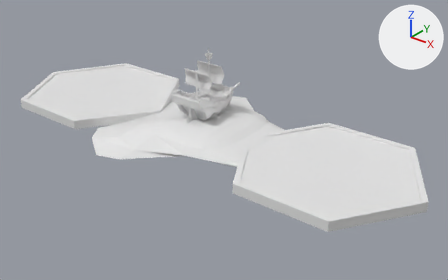
Two versions of the Blender file BasicSht/TutorialSht/ship.blend, one commit apart.
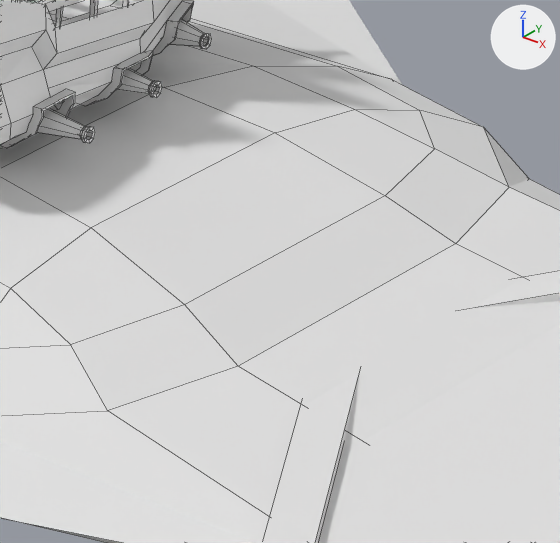
Each version appears first whole from a 50 mm lens placed at (204.0, -238.0, 143.0), pointed at (13.0, -1.0, -5.0), and next in a close-up on the part from 46% to 61% of the width and 36% to 58% of the height. The lights are fixed; the arrows at upper right show +X, +Y and +Z. The close-ups show mesh edges as thin lines. Materials are left out; every surface is plain grey.

The first close-up shows 'ground', 'ship'.
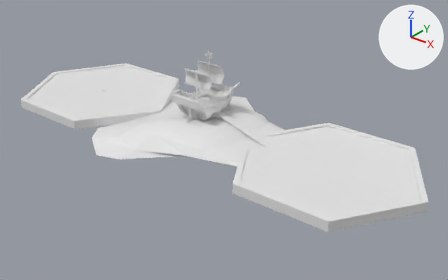
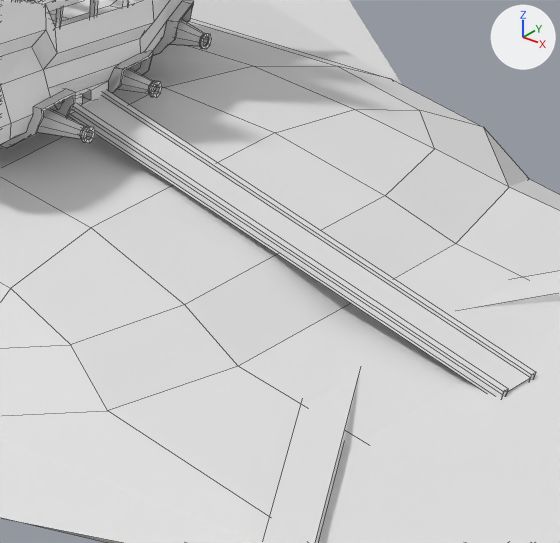
What the commit changed:
me_cube_009 is used by ob_ground; location (0.0, 0.0, 0.0); rotation (0.0, 0.0, 4.712), in degrees (0, 0, 270); scale (5.0, 5.0, 5.0).
me_cube_009 had 156 vertices, 150 faces and spanned x -10.8..10.8, y -26.9..25.5, z -1.3..1.6.
me_cube_009 now has 216 vertices, 208 faces and spans x -10.8..10.8, y -26.9..25.5, z -1.3..2.1.
me_cube_009 part 1: a new loose piece of 48 vertices spanning x -0.3..0.3, y 1.7..8.4, z 0.0..2.1.

Location of each change, (x1, y1, x2, y2) in pixels of the close-ups (560 x 543 px):
part 1 of me_cube_009, added
    after: (68, 90, 536, 397)
